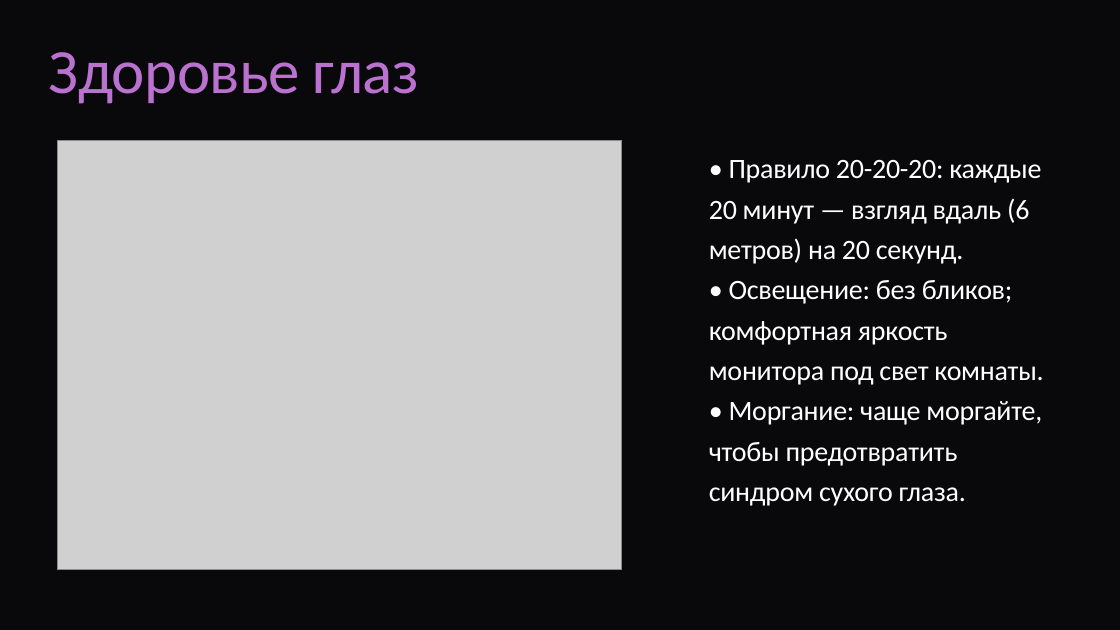
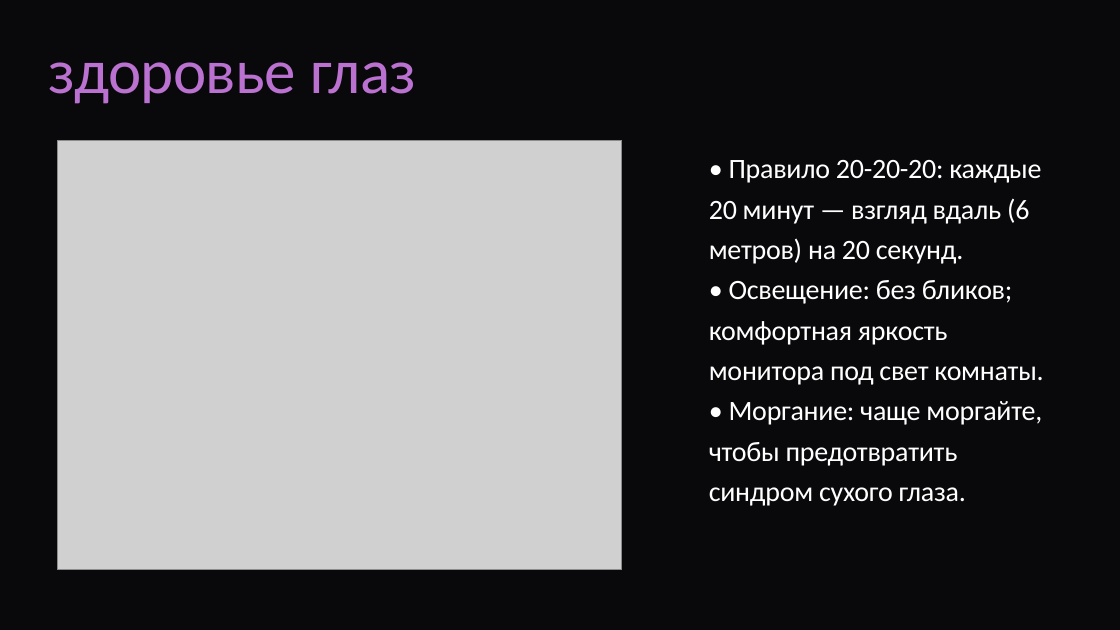
Before and after one commit to igorcovooo-prog/Quantum, a slide deck: slide 5 of Как правильно работать с компьютером, чтобы не.pptx. Drawn at 1120x630 pixels with LibreOffice and Linux fonts; fonts in the diff are those of the drawing; grey boxes stand for pictures. Boxes give left, top, right and bottom in pixels: in the first picture for what was removed or moved away, otherwise in the second. Text is boxed around its words. In the diff, an @@ line names an element or a change of style, - is before the commit and + after.

```diff
--- a/Как правильно работать с компьютером, чтобы не.pptx
+++ b/Как правильно работать с компьютером, чтобы не.pptx
@@ title at [49,62,416,104]: text changed @@
-Здоровье глаз
+здоровье глаз
```
Also in this commit, not shown: 5 other slides changed.
